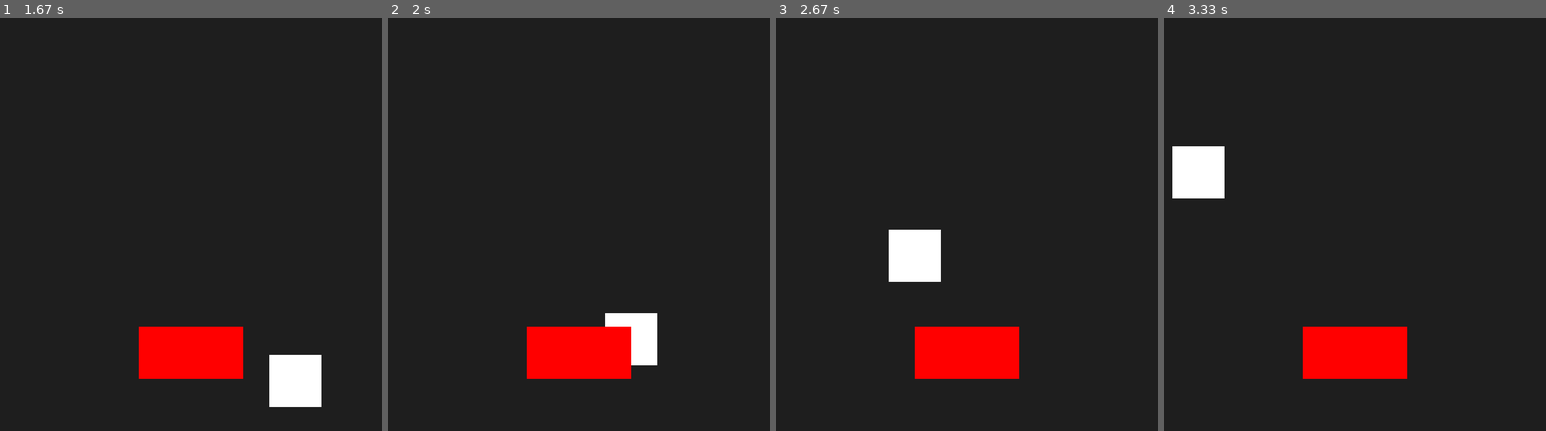
Above: before the commit, frames 1-4 (left to right).
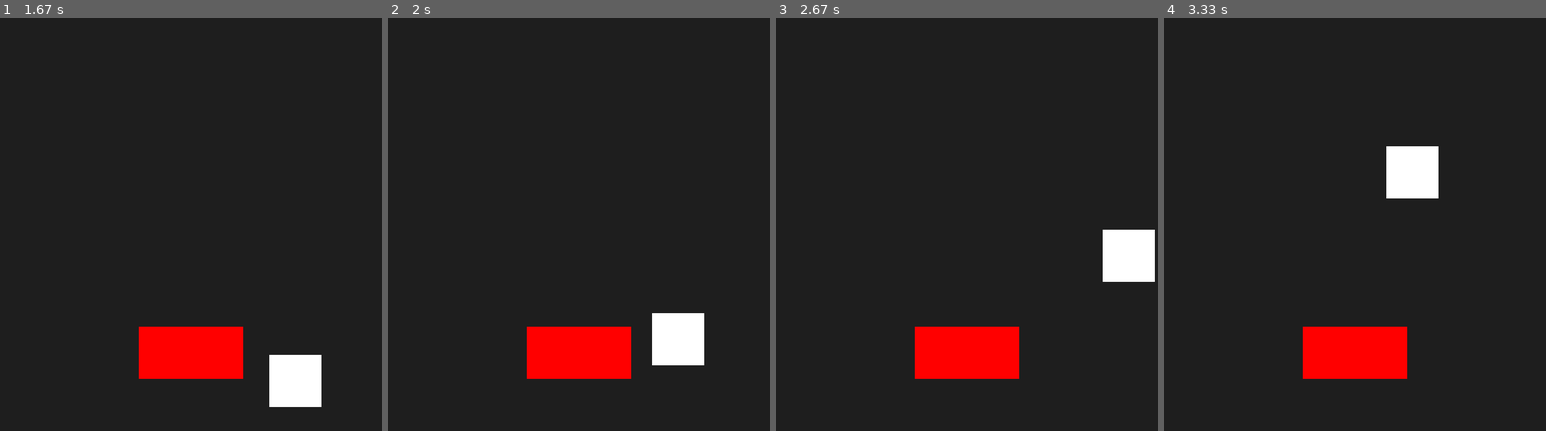
Above: after the commit, the same moments.

Repository: brccabral/Python_Pygame_CollisionsStaticMoving
Game: pygame game, started from main.py
Same seed, same stepped clock (60 frames per second), same inputs: the game is played once before the commit and once after it.
Inputs:
- Up to frame 1 (1.67 s): no input
- Up to frame 2 (2 s): no input
- Up to frame 3 (2.67 s): no input
- Up to frame 4 (3.33 s): no input

Frame 1 is identical in both runs. In frame 2, 2.5% of the frame differs, in the area x 56-83%, y 71-85%; in frame 3, 3.4%, in the area x 29-100%, y 51-64%; in frame 4, 3.4%.

Commit message:
collision with other rect

Diff:
--- a/main.py
+++ b/main.py
@@ -12,6 +12,18 @@
         x_speed *= -1
     if moving_rect.bottom >= screen_width or moving_rect.top <= 0:
         y_speed *= -1
+
+    # collision with other rect
+    collision_tolerance = 10
+    if moving_rect.colliderect(other_rect):
+        if abs(other_rect.top - moving_rect.bottom) < collision_tolerance:
+            y_speed *= -1
+        if abs(other_rect.bottom - moving_rect.top) < collision_tolerance:
+            y_speed *= -1
+        if abs(other_rect.right - moving_rect.left) < collision_tolerance:
+            x_speed *= -1
+        if abs(other_rect.left - moving_rect.right) < collision_tolerance:
+            x_speed *= -1
 
     pygame.draw.rect(screen, "white", moving_rect)
     pygame.draw.rect(screen, "red", other_rect)
